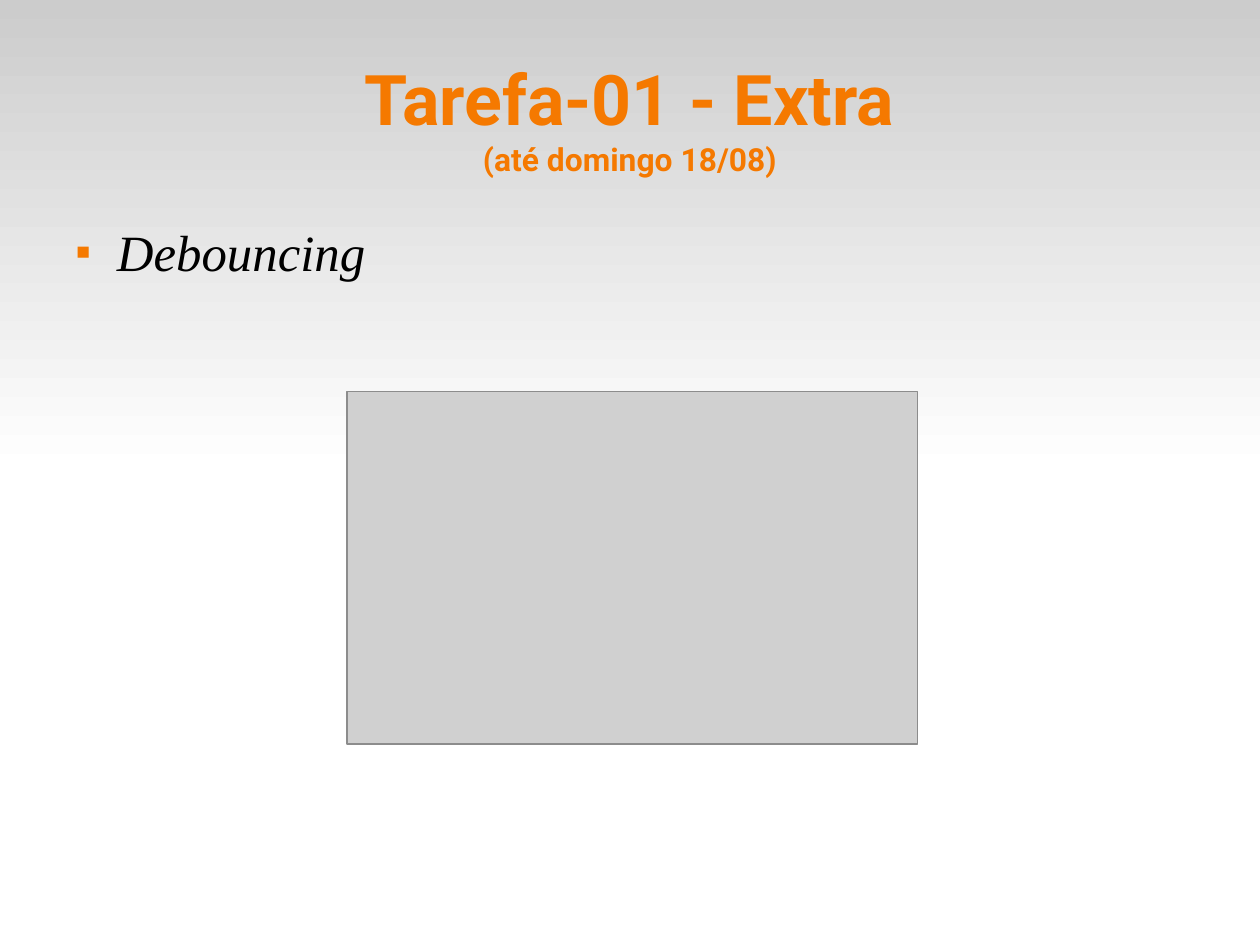
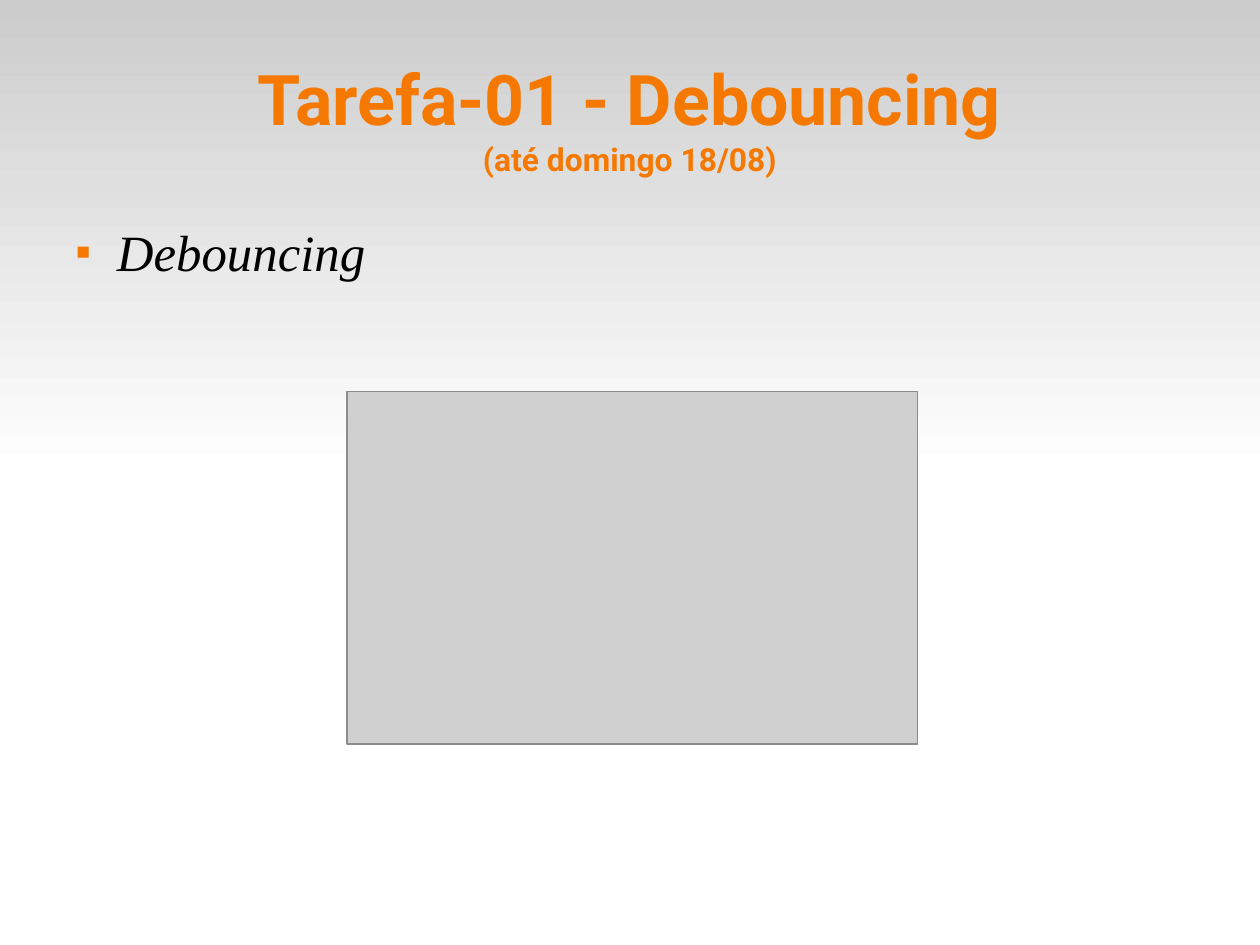
Before and after one commit to fsantanna-uerj/SE, a slide deck: slide 11 of Slides/se-00-intro.odp. Drawn at 1260x945 pixels with LibreOffice and Linux fonts; fonts in the diff are those of the drawing; grey boxes stand for pictures. Boxes give left, top, right and bottom in pixels: in the first picture for what was removed or moved away, otherwise in the second. Text is boxed around its words. In the diff, an @@ line names an element or a change of style, - is before the commit and + after.

```diff
--- a/Slides/se-00-intro.odp
+++ b/Slides/se-00-intro.odp
@@ title at (x1=258, y1=72, x2=1001, y2=178): text changed; size 20 to 44 pt @@
-Tarefa-01 - Extra
-(até domingo 18/08)
+Tarefa-01 - Debouncing
+(até domingo 18/08)
```
Also in this commit, not shown: 2 other slides changed, 2 slides added, 8 other files.
